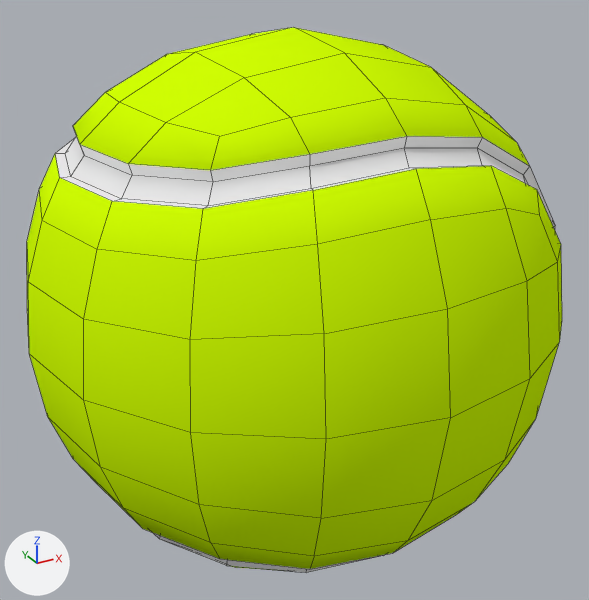
A saved change to the Blender file Assets/Models/ball.blend.
The view is the same before and after, from a 50 mm lens placed at (-0.0454, -0.0836, 0.0413), pointed at (0.0004, -0.0004, -0.0002). Arrows for +X, +Y and +Z are at lower left; the lights stay in place. Mesh edges are drawn as thin lines.

Objects in the first picture: 'Ball'.
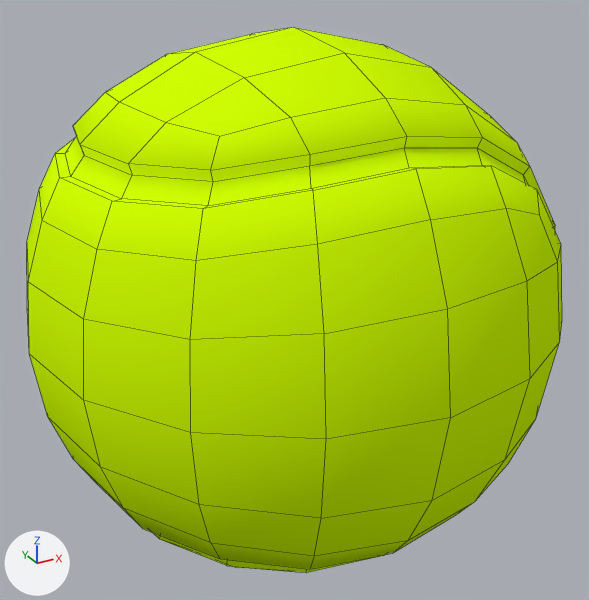
What differs and where, as boxes (x1, y1, x2, y2) in the pictures (589 x 600 px):
part 1 of me_untitled, recoloured
    both: (55, 136, 555, 573)

Edits to the bpy script that builds the scene:
```text
Change me_untitled:
    where me_untitled.from_pydata(...)  # 258 vertices, 256 faces; spans x -0.0325..0.0325, y -0.0325..0.0325, z -0.0325..0.0325
    used by ob_ball; location = (0.0, 0.0, 0.0001)
    me_untitled part 1: all 96 faces that had it switch from mat_white (white #e7e7e7) to mat_green (its picture is missing)
```
